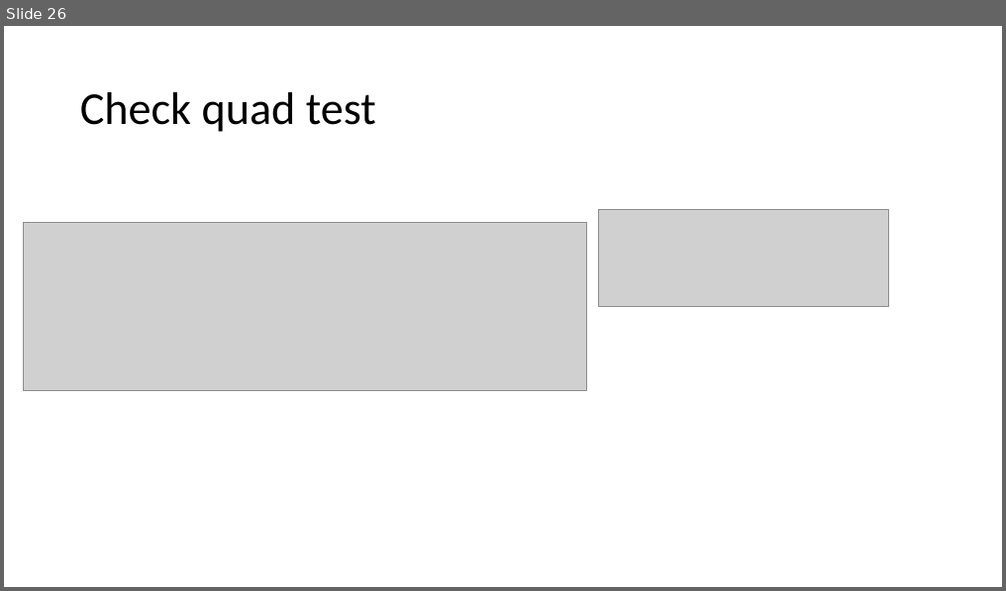
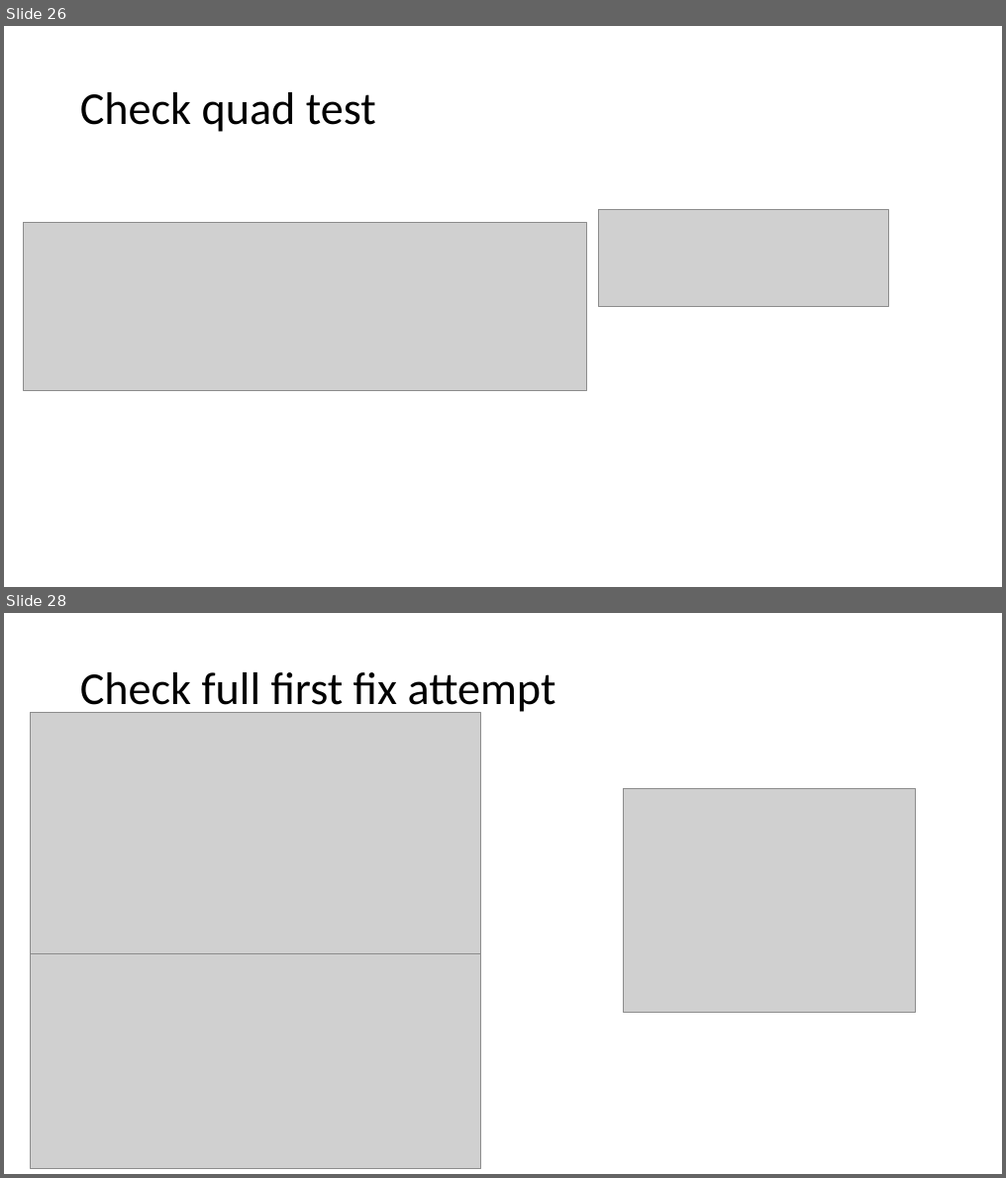
Before and after one commit to curtben1/actualCoursework, a slide deck: dev log.pptx. Shown one above the other, each under a label of ours: slide 26 before the commit, slides 26 and 28 after it; the slides between them are not shown. The pictures are 1006x591 and 1006x1178 pixels, drawn with LibreOffice and Linux fonts; fonts in the diff are those of the drawing; grey boxes stand for pictures. Boxes give left, top, right and bottom in pixels: in the first picture for what was removed or moved away, otherwise in the second. Text is boxed around its words. In the diff, an @@ line names an element or a change of style, - is before the commit and + after.

```diff
--- a/dev log.pptx
+++ b/dev log.pptx
@@ slide 28 added at (4,613,1002,1174), background #FFFFFF @@
@@ title added at (80,672,556,715), 44 pt, text #000000 @@
+Check full first fix attempt
@@ picture added at (30,712,481,954) @@
@@ picture added at (623,788,916,1012) @@
@@ picture added at (30,955,481,1168) @@
```
Also in this commit, not shown: 1 slide changed, 6 other slides added, 1 other file.
